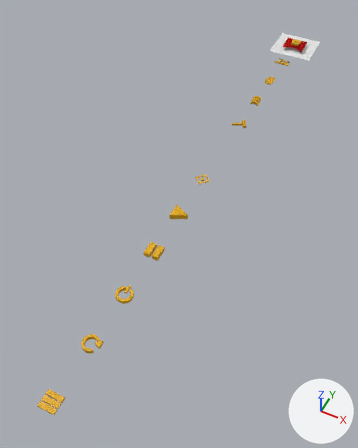
An edit to the Blender file src/img/buttons_64.blend, drawn before and after from the same camera.
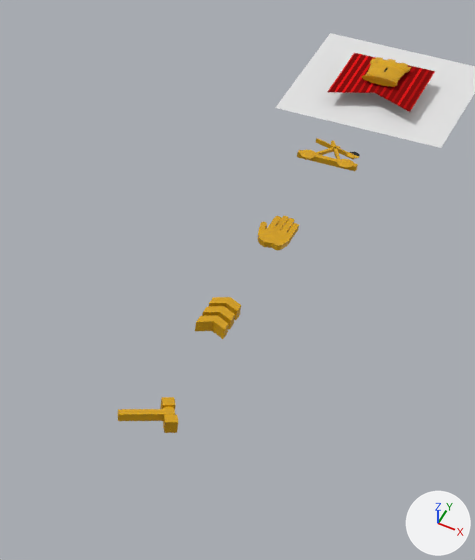
The first picture shows the older version from a 50 mm camera at (28.1, -127.0, 67.7) aimed at (-2.6, -65.5, -9.0). The close-ups show both versions on the part from 57% to 89% of the width and 6% to 35% of the height of that picture; other places that the commit changed are outside them. The lights are fixed; the arrows at lower right show +X, +Y and +Z.

Objects in the first close-up: 'Cube', 'Cylinder.004', 'Flag', 'Hammer', 'Plane.001', 'Tower', 'Upgrade'.
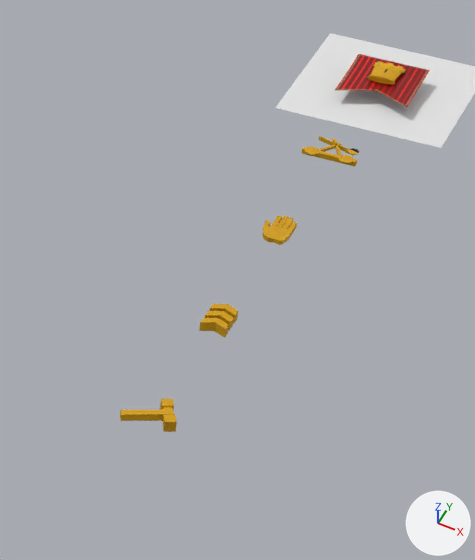
What changed in the scene script:
```text
Change mat_flag:
    remove n0 = _N.new('ShaderNodeOutputMaterial'); n0.name = 'Material Output'
    remove n1 = _N.new('ShaderNodeBsdfDiffuse'); n1.name = 'Diffuse BSDF'
    remove _L.new(n1.outputs[0], n0.inputs[0])  # 'BSDF' to 'Surface'
    add n5 = _N.new('ShaderNodeBsdfPrincipled'); n5.name = 'Principled BSDF'
    add n5.distribution = 'GGX'
    add n5.subsurface_method = 'RANDOM_WALK_SKIN'
    add n5.inputs[2].default_value = 0.332  # 'Roughness'
    add n5.inputs[13].default_value = 0.341  # 'Specular IOR Level'
    add n0 = _N.new('ShaderNodeOutputMaterial'); n0.name = 'Material Output'
    where n4 = _N.new('ShaderNodeHueSaturation'); n4.name = 'Hue Saturation Value'
    remove _L.new(n4.outputs[0], n1.inputs[0])  # 'Color' to 'Color'
    add _L.new(n4.outputs[0], n5.inputs[0])  # 'Color' to 'Base Color'
    add _L.new(n5.outputs[0], n0.inputs[0])  # 'BSDF' to 'Surface'
Add mat_material:
    mat_material = principled_material('Material')
    mat_material.base_color = (0.651, 0.468, 0.258)  # beige #d3b68b
    mat_material.alpha = 0.6
Change me_cube_002:
    where me_cube_002.from_pydata(...)  # 12 vertices, 10 faces; spans x -0.549..0.317, y -0.777..0.024, z -0.229..0.229
    used by ob_upgrade; parent = ob_empty; location = (0.236, -20.83, 0.353); scale = (1.93, 1.38, 1.38)
    me_cube_002 part 1: the whole mesh is scaled about its middle by (1, 0.84, 1), then moved by (0.0, 0.208, 0.0)
Change me_cube:
    used by ob_flag; location = (0.0, 0.0, 0.0); scale = (1.75, 1.75, 1.75)
    remove me_cube.from_pydata(...)  # 12 vertices, 8 faces; spans x -1.55..0.0, y -2.09..0.99, z -0.13..0.1
    add me_cube.from_pydata(...)  # 70 vertices, 63 faces; spans x -1.36..0.0, y -1.83..0.99, z -0.12..0.17
    me_cube part 2: 12 vertices removed from x -1.55..0.0, y -2.09..0.99, z -0.13..0.1; 70 vertices added at x -1.36..0.0, y -1.83..0.99, z -0.12..0.17
    add me_cube.materials.append(mat_material)  # beige #d3b68b
Change ob_upgrade:
    ob_upgrade.location: (0.236, -20.83, 0.353) -> (0.212, -20.74, 0.0579)
    ob_upgrade.scale: (1.93, 1.38, 1.38) -> (1.74, 1.24, 1.24)
Change ob_flag:
    add _m = ob_flag.modifiers.new('Subdivision', 'SUBSURF')
Change ob_hammer:
    ob_hammer.location: (0.81, -19.95, 0.31) -> (0.755, -19.95, 0.289)
    ob_hammer.scale: (0.761, 0.761, 0.761) -> (0.71, 0.71, 0.71)
Change ob_tower:
    ob_tower.location: (-0.000447, 29.7, 0.415) -> (-0.000353, 29.77, 0.327)
    ob_tower.scale: (0.305, 0.305, 0.121) -> (0.24, 0.24, 0.0955)
Change ob_cylinder_004:
    ob_cylinder_004.location: (1.112, -21.55, 0.175) -> (1.019, -21.2, 0.257)
    ob_cylinder_004.scale: (1.0, 1.0, 1.0) -> (0.916, 0.916, 0.916)
Change ob_cube:
    ob_cube.location: (0.0, 0.0, 0.0) -> (0.0, 0.163, 0.0648)
    ob_cube.scale: (1.0, 1.0, 1.0) -> (0.842, 0.842, 0.842)
```

Where the change shows, as pixel boxes (x1, y1, x2, y2) in the close-ups (475 x 560 px):
'Flag', recoloured, reshaped, modifiers changed (11% narrower, 10% shorter): before (328, 53, 435, 112); after (335, 54, 430, 107)
'Upgrade', moved, rescaled (15% narrower, 19% shorter): before (195, 297, 241, 339); after (199, 304, 238, 338)
'Cylinder.004', moved, rescaled (9% narrower): before (297, 138, 360, 171); after (302, 136, 359, 167)
'Hammer', moved, rescaled: before (118, 397, 178, 433); after (120, 398, 177, 432)
'Cube', moved, rescaled (14% narrower, 11% shorter): before (258, 216, 299, 250); after (262, 215, 297, 245)
'Tower', moved, rescaled (20% narrower, 23% shorter): before (362, 57, 411, 87); after (367, 61, 406, 84)
